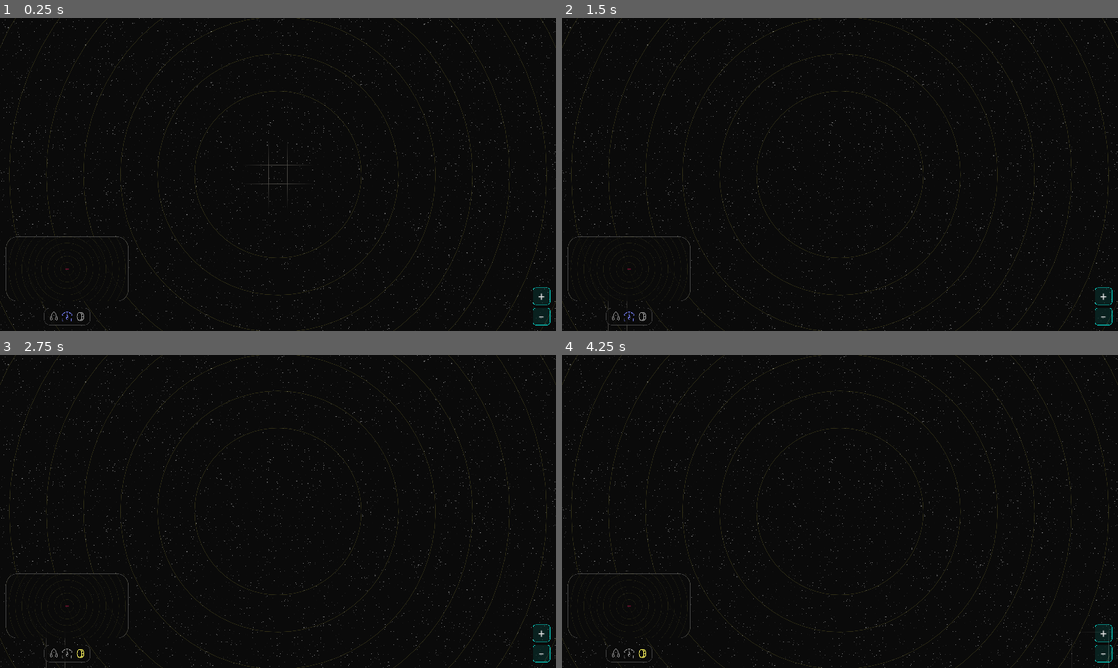
Above: before the commit, frames 1-4 (two rows, left to right).
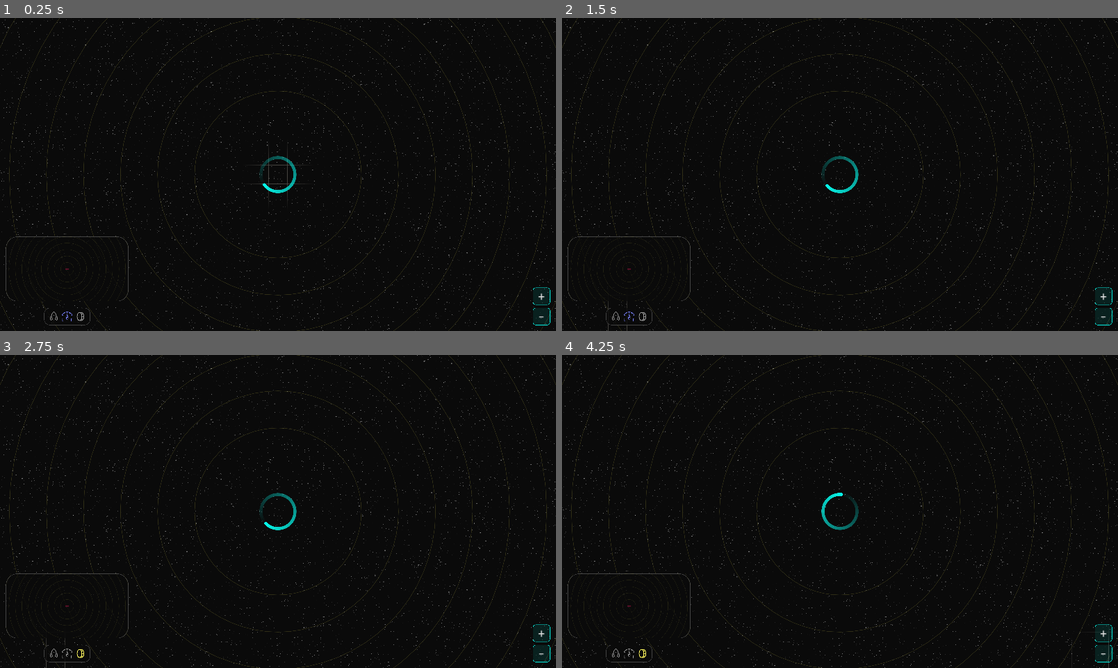
Above: after the commit, the same moments.

Repository: txpipe/asteria
Game: Godot game, scene res://scenes/main.tscn
The game is run twice, just before and just after one commit, with the same random seed, the same clock (stepped at 60 frames per second) and the same inputs.
Inputs (mouse positions are in pixels of both pictures, inside the frame that each line leads up to):
- Up to frame 1 (0.25 s): no input
- Up to frame 2 (1.5 s): click (617, 315) at 0.5 s; click (628, 315) at 1.25 s
- Up to frame 3 (2.75 s): click (77, 652) at 2 s
- Up to frame 4 (4.25 s): click "+" at 2.75 s; click "-" at 3.5 s

The runs differ from the first frame. In frame 1, 0.2% of the frame differs, in the area x 46-54%, y 44-56%; in frame 2, 0.2%; in frame 3, 0.2%; in frame 4, 0.2%.
Error before the commit: Invalid access to property or key 'data' on a base object of type 'Nil'. (res://scripts/global.gd:16)
Error after the commit: Invalid type in function 'request' in base 'HTTPRequest'. Cannot convert argument 1 from Nil to String. (res://scripts/main.gd:50)

Commit message:
Added new challenge

Diff:
--- a/godot-visualizer/scripts/main.gd
+++ b/godot-visualizer/scripts/main.gd
@@ -4,14 +4,23 @@
 
 const radius = 1000
 
-# Fallback api_url and shipyard_policy_id
-var api_url = "https://8000-skillful-employee-kb9ou6.us1.demeter.run/graphql"
-var shipyard_policy_id = "ecb96725c35e957f96be46bc1873cc8ae5b134f1b00f457675700511"
+var api_url = ""
+var shipyard_policy_id = ""
+var ship_address = ""
+var fuel_address = ""
+var asteria_address = ""
 
 const headers = ["Content-Type: application/json"]
 const query = """
 {
-	objectsInRadius(center: { x: 0, y: 0 }, radius: %s, shipyardPolicyId: "%s") {
+	objectsInRadius(
+		center: { x: 0, y: 0 },
+		radius: %s,
+		shipyardPolicyId: "%s",
+		shipAddress: "%s",
+		fuelAddress: "%s",
+		asteriaAddress: "%s"
+	) {
 		__typename,
 		position {
 			x,
@@ -37,22 +46,31 @@
 }
 """
 
+func fetch_data():
+	$HTTPRequest.request(api_url, headers, HTTPClient.METHOD_POST, JSON.stringify({
+		"query": query % [
+			radius,
+			shipyard_policy_id,
+			ship_address,
+			fuel_address,
+			asteria_address
+		]
+	}))
+
 
 func _process(delta: float) -> void:
 	$GUICanvasLayer/CenterContainer/Loader.rotation += delta * 10
 
 
 func _ready():
-	#if OS.is_userfs_persistent():
-		#var stored_api_url = FileAccess.open("user://api_url", FileAccess.READ).get_as_text()
-		#if stored_api_url.length() > 0:
-			#api_url = stored_api_url + "/graphql"
-		#var stored_shipyard_policy_id = FileAccess.open("user://shipyard_policy_id", FileAccess.READ).get_as_text()
-		#if stored_shipyard_policy_id.length() > 0:
-			#shipyard_policy_id = stored_shipyard_policy_id
+	api_url = JavaScriptBridge.eval("new URL(window.location.href).searchParams.get('apiUrl')")
+	shipyard_policy_id = JavaScriptBridge.eval("new URL(window.location.href).searchParams.get('shipyardPolicyId')")
+	ship_address = JavaScriptBridge.eval("new URL(window.location.href).searchParams.get('shipAddress')")
+	fuel_address = JavaScriptBridge.eval("new URL(window.location.href).searchParams.get('fuelAddress')")
+	asteria_address = JavaScriptBridge.eval("new URL(window.location.href).searchParams.get('asteriaAddress')")
 
 	$HTTPRequest.request_completed.connect(_on_request_completed)
-	$HTTPRequest.request(api_url, headers, HTTPClient.METHOD_POST, JSON.stringify({ "query": query % [radius, shipyard_policy_id] }))
+	fetch_data()
 
 	var request_timer = Timer.new()
 	request_timer.wait_time = 20
@@ -70,7 +88,7 @@
 
 
 func _on_request_timer_timeout():
-	$HTTPRequest.request(api_url, headers, HTTPClient.METHOD_POST, JSON.stringify({ "query": query % [radius, shipyard_policy_id] }))
+	fetch_data()
 
 
 func update_tooltip_position(position: Vector2) -> void:
Not shown, changed: backend/src/main.rs
Not shown, changed: frontend/src/components/NavBar.tsx
Not shown, changed: frontend/src/pages/_app.tsx
Not shown, changed: frontend/src/pages/leaderboard/index.tsx
Not shown, changed: frontend/src/pages/map/index.tsx
Not shown, changed: frontend/src/stores/challenge.ts
